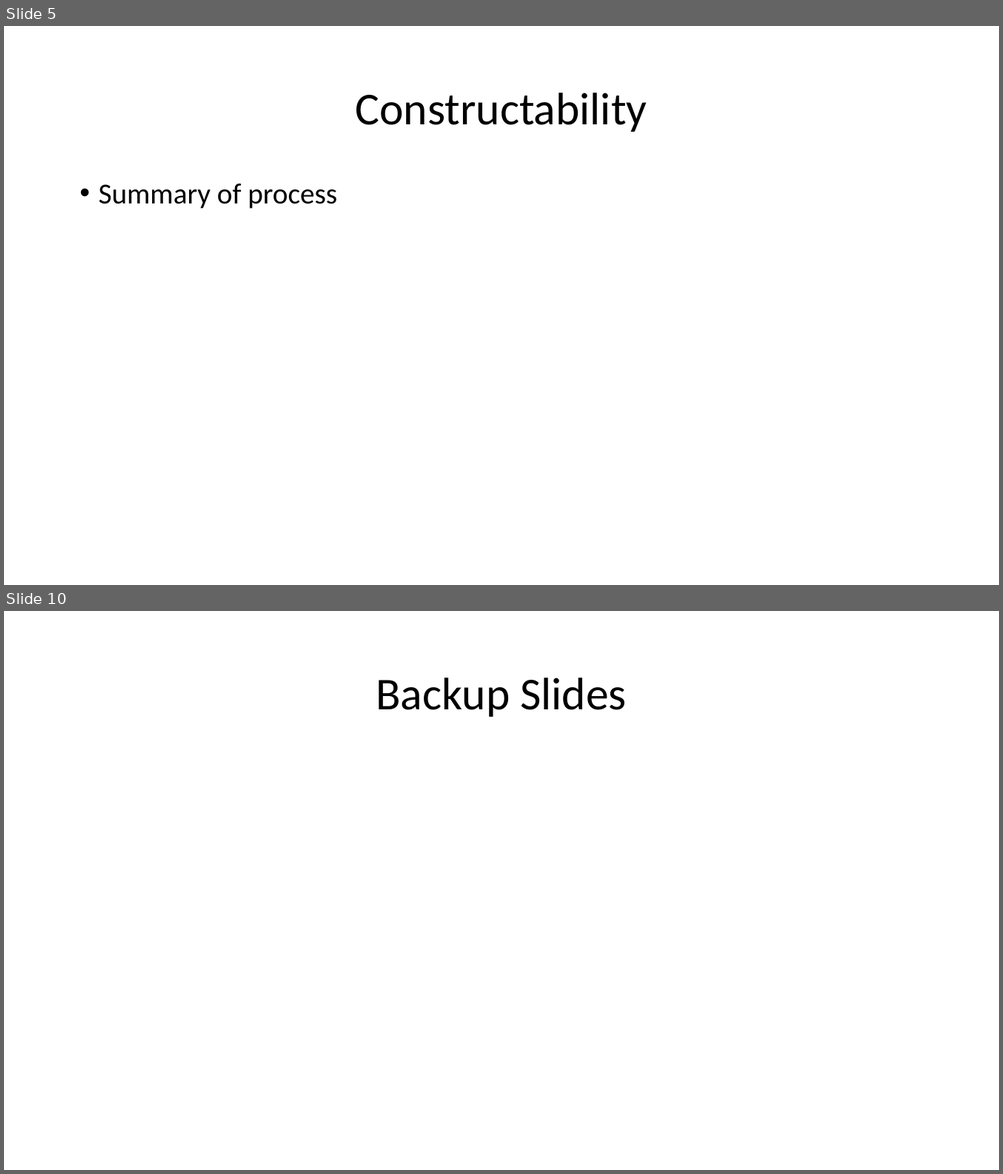
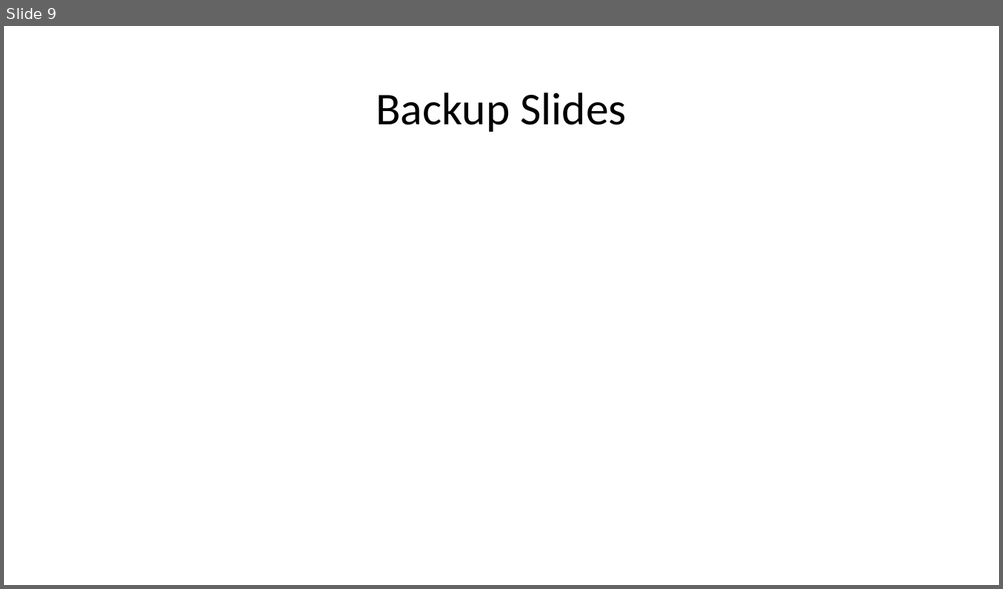
Before and after one commit to jamar1391/hello-world, a slide deck: dev/fluor/The AquaDucks/The AquaDucks Presentation.pptx. Shown one above the other, each under a label of ours: slides 5 and 10 before the commit, slide 9 after it; the slides between them are not shown. The pictures are 1003x1174 and 1003x589 pixels, drawn with LibreOffice and Linux fonts; fonts in the diff are those of the drawing. Boxes give left, top, right and bottom in pixels: in the first picture for what was removed or moved away, otherwise in the second. Text is boxed around its words. In the diff, an @@ line names an element or a change of style, - is before the commit and + after.

```diff
--- a/dev/fluor/The AquaDucks/The AquaDucks Presentation.pptx
+++ b/dev/fluor/The AquaDucks/The AquaDucks Presentation.pptx
@@ slide 5 removed at [4, 26, 999, 585], background #FFFFFF @@
@@ title removed at [356, 93, 647, 132] @@
-Constructability
@@ text removed at [99, 184, 337, 209] @@
-• Summary of process
@@ what was slide 10 is now slide 9 @@
```
Also in this commit, not shown: 5 slides changed, 11 slides added, 2 other slides removed, 7 other files.
